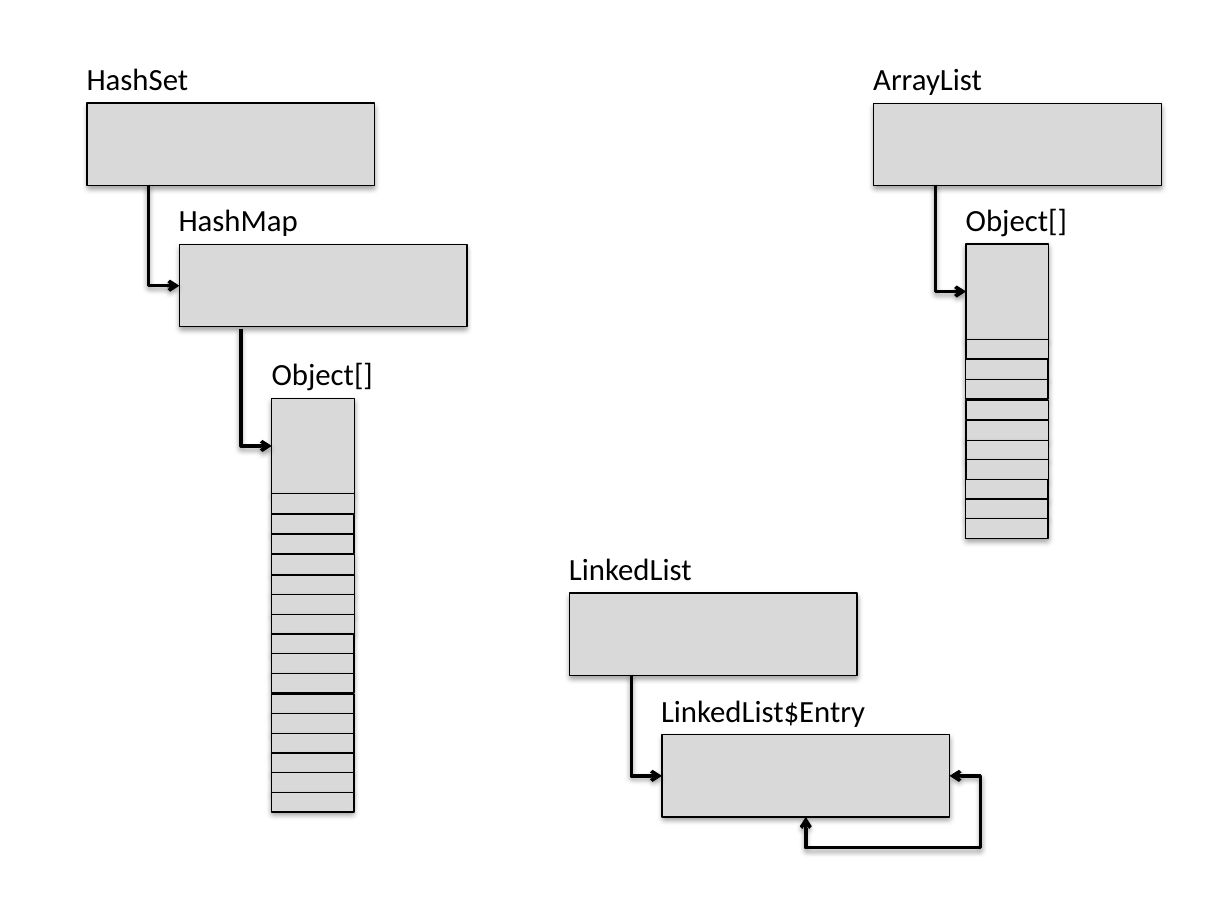
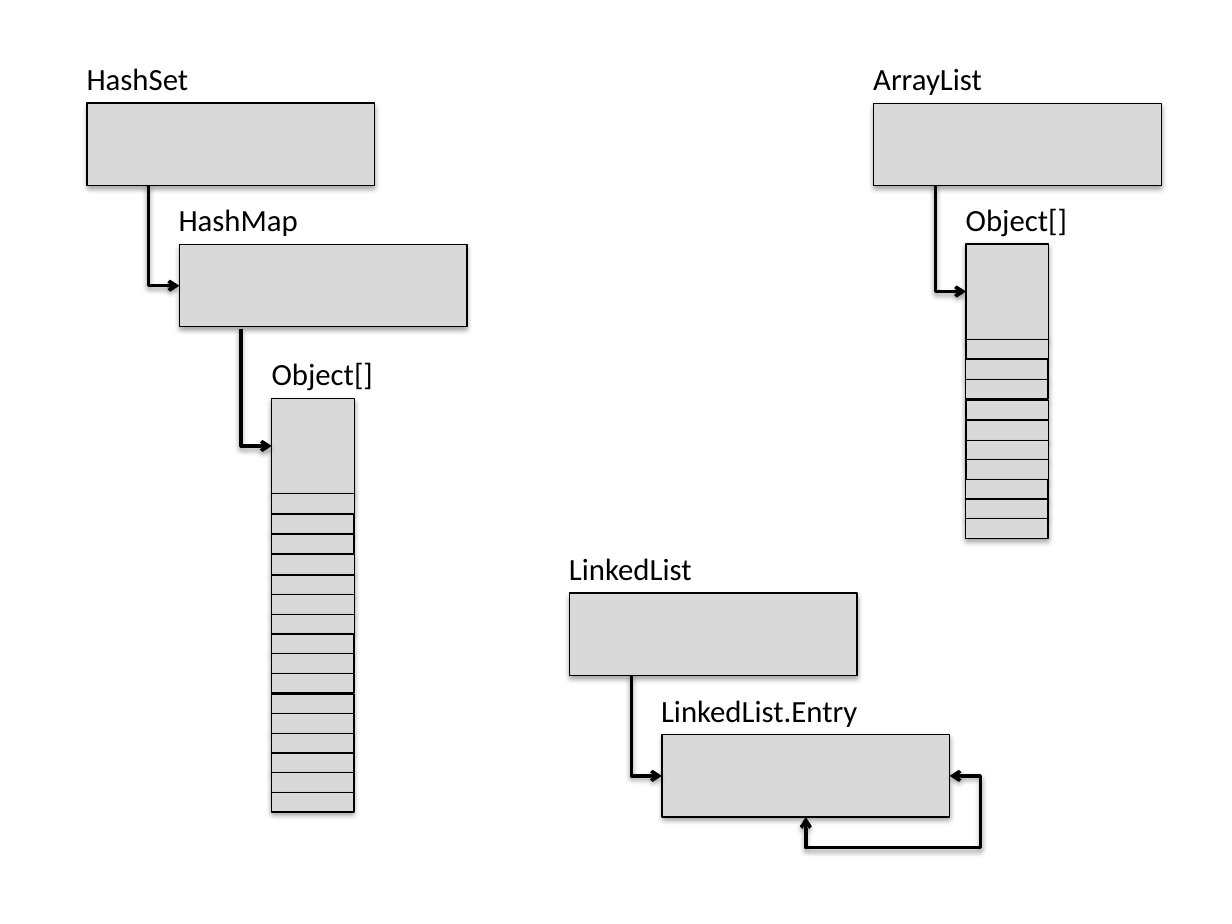
Before and after one commit to TheRuncibleTuner/bloatbook, a slide deck: slide 1 of part1/Figures/collections/inside-empty.pptx. Drawn at 1232x924 pixels with LibreOffice and Linux fonts; fonts in the diff are those of the drawing. Boxes give left, top, right and bottom in pixels: in the first picture for what was removed or moved away, otherwise in the second. Text is boxed around its words. In the diff, an @@ line names an element or a change of style, - is before the commit and + after.

```diff
--- a/part1/Figures/collections/inside-empty.pptx
+++ b/part1/Figures/collections/inside-empty.pptx
@@ text at (661,700,857,727): text changed @@
-LinkedList$Entry
+LinkedList.Entry
```
Also in this commit, not shown: 5 other files.
